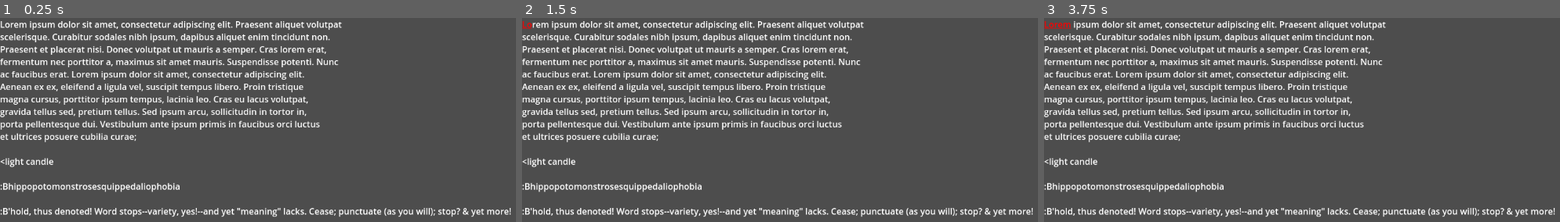
Above: before the commit, frames 1-3 (left to right).
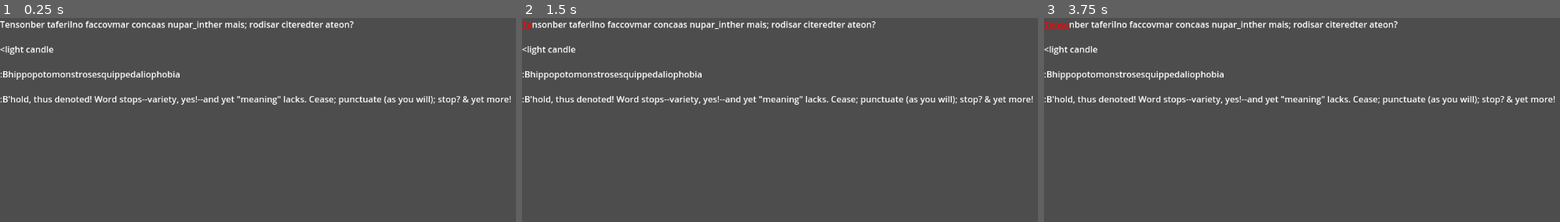
Above: after the commit, the same moments.

Repository: larouxn/godot-wild-jam-87
Game: Godot game, scene res://InputManager/input_manager.tscn
The game is run twice, just before and just after one commit, with the same random seed, the same clock (stepped at 60 frames per second) and the same inputs. The project has no main scene, so this scene is started directly.
Inputs:
- Up to frame 1 (0.25 s): no input
- Up to frame 2 (1.5 s): tap Enter at 0.5, 1.35 s; tap Backspace at 0.6 s; tap Space at 1.25 s
- Up to frame 3 (3.75 s): tap Enter at 2, 3.5, 3.6 s; tap Tab at 2.1 s; tap Space at 2.75 s; tap Backspace at 2.85 s

The runs differ from the first frame. In frame 1, 13% of the frame differs, in the area x 0-100%, y 1-98%; in frame 2, 13%; in frame 3, 13%.

Commit message:
first draft of word generator

Diff:
--- a/InputManager/input_manager.gd
+++ b/InputManager/input_manager.gd
@@ -1,6 +1,7 @@
 extends Node3D
 
 var main_text := TextState.new()
+var word_generator := WordGenerator.new()
 var active_text := main_text
 var texts: Array[TextState] = []
 var text_candidates: Array[TextState] = []
@@ -21,6 +22,8 @@
 		+ "\nporta pellentesque dui. Vestibulum ante ipsum primis in faucibus orci luctus"
 		+ "\net ultrices posuere cubilia curae;"
 	)
+	var sentence = word_generator.get_sentence_array(10)
+	main_text.text = word_generator.join_token_array_to_string(sentence)
 
 	var candle_text := TextState.new()
 	candle_text.text = "<light candle"
--- /dev/null
+++ b/InputManager/word_generator.gd
@@ -0,0 +1,708 @@
+class_name WordGenerator
+
+const SYLLABLE_ARRAY: Array = [
+	"ing",
+	"er",
+	"a",
+	"ly",
+	"ed",
+	"i",
+	"es",
+	"re",
+	"tion",
+	"in",
+	"e",
+	"con",
+	"y",
+	"ter",
+	"ex",
+	"al",
+	"de",
+	"com",
+	"o",
+	"di",
+	"en",
+	"an",
+	"ty",
+	"ry",
+	"u",
+	"ti",
+	"ri",
+	"be",
+	"per",
+	"to",
+	"pro",
+	"ac",
+	"ad",
+	"ar",
+	"ers",
+	"ment",
+	"or",
+	"tions",
+	"ble",
+	"der",
+	"ma",
+	"na",
+	"si",
+	"un",
+	"at",
+	"dis",
+	"ca",
+	"cal",
+	"man",
+	"ap",
+	"po",
+	"sion",
+	"vi",
+	"el",
+	"est",
+	"la",
+	"lar",
+	"pa",
+	"ture",
+	"for",
+	"is",
+	"mer",
+	"pe",
+	"ra",
+	"so",
+	"ta",
+	"as",
+	"col",
+	"fi",
+	"ful",
+	"ger",
+	"low",
+	"ni",
+	"par",
+	"son",
+	"tle",
+	"day",
+	"ny",
+	"pen",
+	"pre",
+	"tive",
+	"car",
+	"ci",
+	"mo",
+	"on",
+	"ous",
+	"pi",
+	"se",
+	"ten",
+	"tor",
+	"ver",
+	"ber",
+	"can",
+	"dy",
+	"et",
+	"it",
+	"mu",
+	"no",
+	"ple",
+	"cu",
+	"fac",
+	"fer",
+	"gen",
+	"ic",
+	"land",
+	"light",
+	"ob",
+	"of",
+	"pos",
+	"tain",
+	"den",
+	"ings",
+	"mag",
+	"ments",
+	"set",
+	"some",
+	"sub",
+	"sur",
+	"ters",
+	"tu",
+	"af",
+	"au",
+	"cy",
+	"fa",
+	"im",
+	"li",
+	"lo",
+	"men",
+	"min",
+	"mon",
+	"op",
+	"out",
+	"rec",
+	"ro",
+	"sen",
+	"side",
+	"tal",
+	"tic",
+	"ties",
+	"ward",
+	"age",
+	"ba",
+	"but",
+	"cit",
+	"cle",
+	"co",
+	"cov",
+	"da",
+	"dif",
+	"ence",
+	"ern",
+	"eve",
+	"hap",
+	"ies",
+	"ket",
+	"lec",
+	"main",
+	"mar",
+	"mis",
+	"my",
+	"nal",
+	"ness",
+	"ning",
+	"n't",
+	"nu",
+	"oc",
+	"pres",
+	"sup",
+	"te",
+	"ted",
+	"tem",
+	"tin",
+	"tri",
+	"tro",
+	"up",
+	"va",
+	"ven",
+	"vis",
+	"am",
+	"bor",
+	"by",
+	"cat",
+	"cent",
+	"ev",
+	"gan",
+	"gle",
+	"head",
+	"high",
+	"il",
+	"lu",
+	"me",
+	"nore",
+	"part",
+	"por",
+	"read",
+	"rep",
+	"su",
+	"tend",
+	"ther",
+	"ton",
+	"try",
+	"um",
+	"uer",
+	"way",
+	"ate",
+	"bet",
+	"bles",
+	"bod",
+	"cap",
+	"cial",
+	"cir",
+	"cor",
+	"coun",
+	"cus",
+	"dan",
+	"dle",
+	"ef",
+	"end",
+	"ent",
+	"ered",
+	"fin",
+	"form",
+	"go",
+	"har",
+	"ish",
+	"lands",
+	"let",
+	"long",
+	"mat",
+	"meas",
+	"mem",
+	"mul",
+	"ner",
+	"play",
+	"ples",
+	"ply",
+	"port",
+	"press",
+	"sat",
+	"sec",
+	"ser",
+	"south",
+	"sun",
+	"the",
+	"ting",
+	"tra",
+	"tures",
+	"val",
+	"var",
+	"vid",
+	"wil",
+	"win",
+	"won",
+	"work",
+	"act",
+	"ag",
+	"air",
+	"als",
+	"bat",
+	"bi",
+	"cate",
+	"cen",
+	"char",
+	"come",
+	"cul",
+	"ders",
+	"east",
+	"fect",
+	"fish",
+	"fix",
+	"gi",
+	"grand",
+	"great",
+	"heav",
+	"ho",
+	"hunt",
+	"ion",
+	"its",
+	"jo",
+	"lat",
+	"lead",
+	"lect",
+	"lent",
+	"less",
+	"lin",
+	"mal",
+	"mi",
+	"mil",
+	"moth",
+	"near",
+	"nel",
+	"net",
+	"new",
+	"one",
+	"point",
+	"prac",
+	"ral",
+	"rect",
+	"ried",
+	"round",
+	"row",
+	"sa",
+	"sand",
+	"self",
+	"sent",
+	"ship",
+	"sim",
+	"sions",
+	"sis",
+	"sons",
+	"stand",
+	"sug",
+	"tel",
+	"tom",
+	"tors",
+	"tract",
+	"tray",
+	"us",
+	"vel",
+	"west",
+	"where",
+	"writ"
+]
+const SYLLABLE_WEIGHTS: Array = [
+	11,
+	11,
+	11,
+	11,
+	11,
+	11,
+	11,
+	11,
+	11,
+	11,
+	11,
+	11,
+	11,
+	11,
+	11,
+	11,
+	11,
+	10,
+	10,
+	10,
+	10,
+	10,
+	10,
+	10,
+	10,
+	10,
+	10,
+	10,
+	10,
+	10,
+	10,
+	10,
+	10,
+	10,
+	10,
+	10,
+	10,
+	10,
+	10,
+	10,
+	10,
+	10,
+	10,
+	10,
+	10,
+	10,
+	10,
+	10,
+	10,
+	9,
+	9,
+	9,
+	9,
+	9,
+	9,
+	9,
+	9,
+	9,
+	9,
+	9,
+	9,
+	9,
+	9,
+	9,
+	9,
+	9,
+	9,
+	9,
+	9,
+	9,
+	9,
+	9,
+	9,
+	9,
+	9,
+	9,
+	9,
+	9,
+	9,
+	9,
+	9,
+	8,
+	8,
+	8,
+	8,
+	8,
+	8,
+	8,
+	8,
+	8,
+	8,
+	8,
+	8,
+	8,
+	8,
+	8,
+	8,
+	8,
+	8,
+	8,
+	8,
+	8,
+	8,
+	8,
+	8,
+	8,
+	8,
+	8,
+	8,
+	8,
+	8,
+	8,
+	8,
+	7,
+	7,
+	7,
+	7,
+	7,
+	7,
+	7,
+	7,
+	7,
+	7,
+	7,
+	7,
+	7,
+	7,
+	7,
+	7,
+	7,
+	7,
+	7,
+	7,
+	7,
+	7,
+	7,
+	7,
+	7,
+	7,
+	7,
+	7,
+	7,
+	7,
+	7,
+	7,
+	6,
+	6,
+	6,
+	6,
+	6,
+	6,
+	6,
+	6,
+	6,
+	6,
+	6,
+	6,
+	6,
+	6,
+	6,
+	6,
+	6,
+	6,
+	6,
+	6,
+	6,
+	6,
+	6,
+	6,
+	6,
+	6,
+	6,
+	6,
+	6,
+	6,
+	6,
+	6,
+	6,
+	5,
+	5,
+	5,
+	5,
+	5,
+	5,
+	5,
+	5,
+	5,
+	5,
+	5,
+	5,
+	5,
+	5,
+	5,
+	5,
+	5,
+	5,
+	5,
+	5,
+	5,
+	5,
+	5,
+	5,
+	5,
+	5,
+	5,
+	5,
+	5,
+	5,
+	5,
+	5,
+	4,
+	4,
+	4,
+	4,
+	4,
+	4,
+	4,
+	4,
+	4,
+	4,
+	4,
+	4,
+	4,
+	4,
+	4,
+	4,
+	4,
+	4,
+	4,
+	4,
+	4,
+	4,
+	4,
+	4,
+	4,
+	4,
+	4,
+	4,
+	4,
+	4,
+	4,
+	4,
+	3,
+	3,
+	3,
+	3,
+	3,
+	3,
+	3,
+	3,
+	3,
+	3,
+	3,
+	3,
+	3,
+	3,
+	3,
+	3,
+	3,
+	3,
+	3,
+	3,
+	3,
+	3,
+	3,
+	3,
+	3,
+	3,
+	3,
+	3,
+	3,
+	3,
+	3,
+	3,
+	2,
+	2,
+	2,
+	2,
+	2,
+	2,
+	2,
+	2,
+	2,
+	2,
+	2,
+	2,
+	2,
+	2,
+	2,
+	2,
+	2,
+	2,
+	2,
+	2,
+	2,
+	2,
+	2,
+	2,
+	2,
+	2,
+	2,
+	2,
+	2,
+	2,
+	2,
+	2,
+	1,
+	1,
+	1,
+	1,
+	1,
+	1,
+	1,
+	1,
+	1,
+	1,
+	1,
+	1,
+	1,
+	1,
+	1,
+	1
+]
+const MAX_SYLLABLES: int = 3
+const PUNCTUATION_ARRAY: Array = ["_", "--", ", ", "; ", "'", "-"]
+const MAX_SENTENCE_LENGTH: int = 10  # must be greater than 3
+const CHANCE_OF_RANDOM_PUNCTUATION: float = 0.25  # perecentage value 0.0 - 1.0
+var random: RandomNumberGenerator = RandomNumberGenerator.new()
+
+
+func _get_syllable() -> String:
+	return SYLLABLE_ARRAY[random.rand_weighted(SYLLABLE_WEIGHTS)]
+
+
+func _get_word() -> String:
+	var num_syllables: int = (random.randi() % MAX_SYLLABLES + 1) + 1
+	var word: String = ""
+	for syllable in range(num_syllables):
+		var next_syllable: String = _get_syllable()
+		word += next_syllable
+	return word
+
+
+func _get_punctuation() -> String:
+	return PUNCTUATION_ARRAY.pick_random()
+
+
+func get_sentence_array(num_words: int) -> Array:
+	var sentence: Array = []
+	for word_index in range(num_words):
+		var next_word: String = _get_word()
+
+		# start of sentence always capitialize + space
+		if word_index == 0:
+			next_word = next_word.capitalize()
+			sentence.append(next_word)
+			sentence.append(" ")
+			continue
+		# end of sentence always gets end of sentence punctuation
+		elif word_index == (num_words - 1):
+			sentence.append(next_word)
+			sentence.append([".", "!", "?"].pick_random())
+			continue
+		sentence.append(next_word)
+		var add_random_punctuation: bool = randf() > (1 - CHANCE_OF_RANDOM_PUNCTUATION)
+		if add_random_punctuation:
+			sentence.append(_get_punctuation())
+		else:
+			sentence.append(" ")
+	return sentence
+
+
+#func get_paragraph_array(num_sentences: int) -> String:
+#var paragraph : String = ""
+#for sentence_index in range(num_sentences):
+#var sentence_length: int = randi_range(3, MAX_SENTENCE_LENGTH)
+#return paragraph
+
+
+func join_token_array_to_string(token_array: Array) -> String:
+	return "".join(token_array)
Not shown, added: InputManager/word_generator.gd.uid
